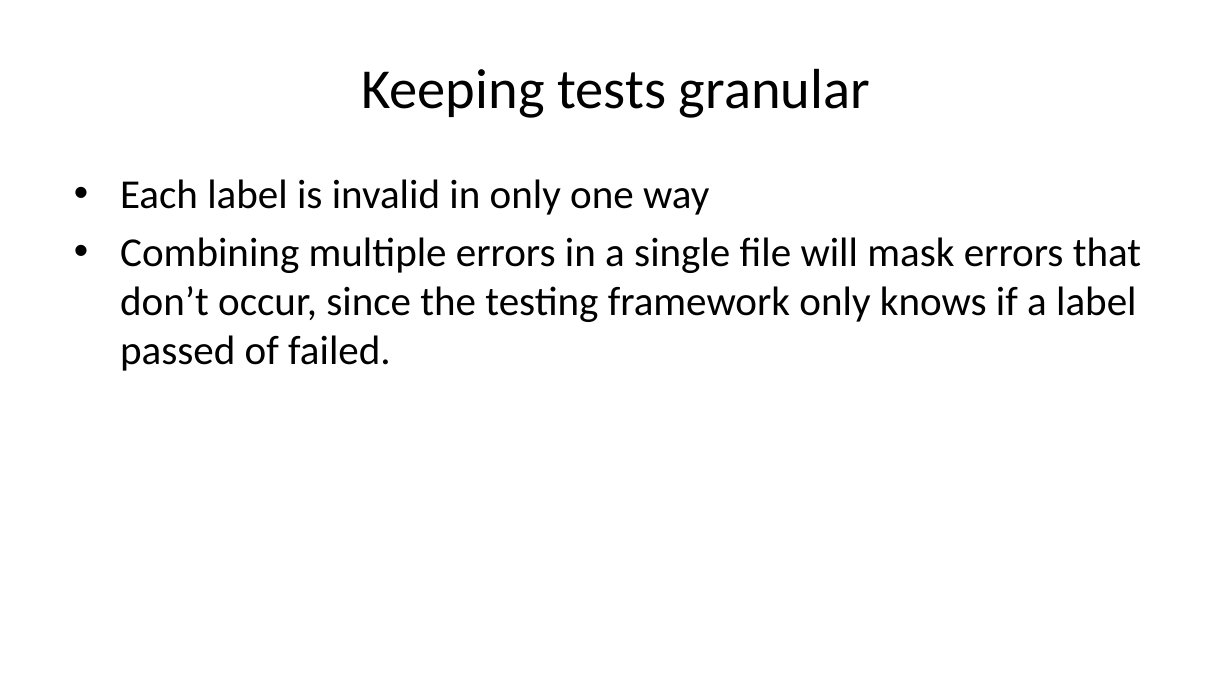
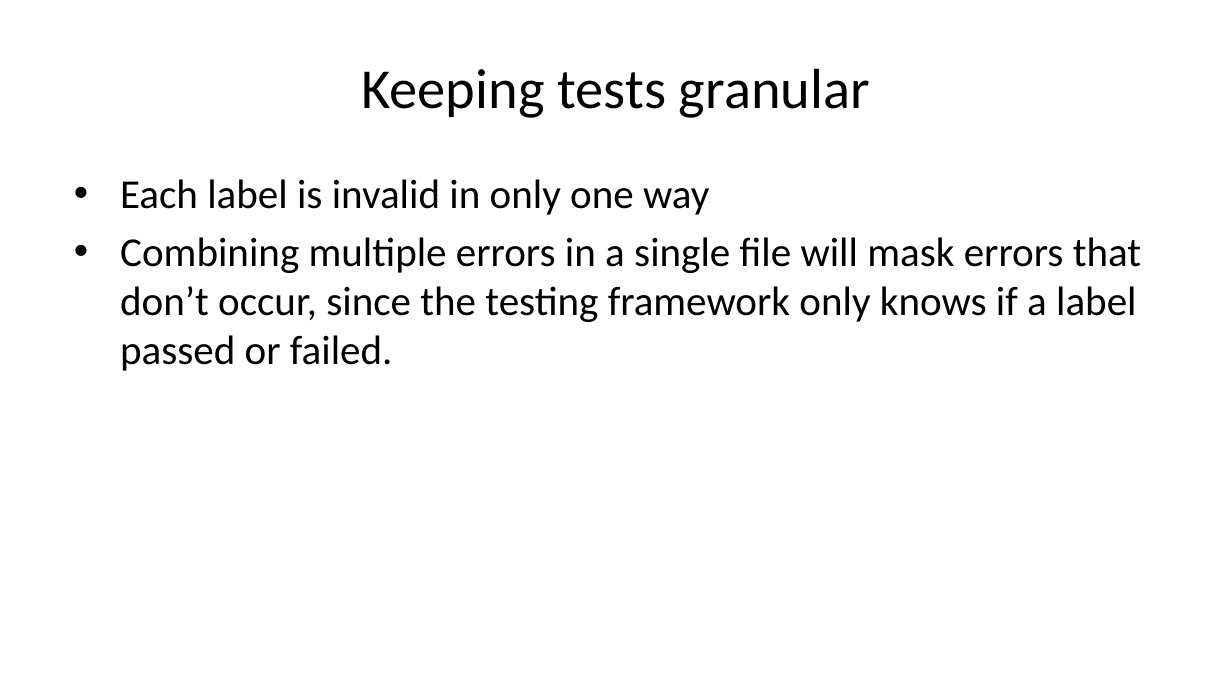
Before and after one commit to sbn-psi/dmsp, a slide deck: slide 5 of LDDTesting/stone-LDDTestingTechniques.pptx. Drawn at 1232x693 pixels with LibreOffice and Linux fonts; fonts in the diff are those of the drawing. Boxes give left, top, right and bottom in pixels: in the first picture for what was removed or moved away, otherwise in the second. Text is boxed around its words. In the diff, an @@ line names an element or a change of style, - is before the commit and + after.

```diff
--- a/LDDTesting/stone-LDDTestingTechniques.pptx
+++ b/LDDTesting/stone-LDDTestingTechniques.pptx
@@ text at [120,237,1141,371]: text changed @@
-• Combining multiple errors in a single file will mask errors that don’t occur, since the testing framework only knows if a label passed of failed.
+• Combining multiple errors in a single file will mask errors that don’t occur, since the testing framework only knows if a label passed or failed.
```
Also in this commit, not shown: 3 other slides changed, 5 other files.
